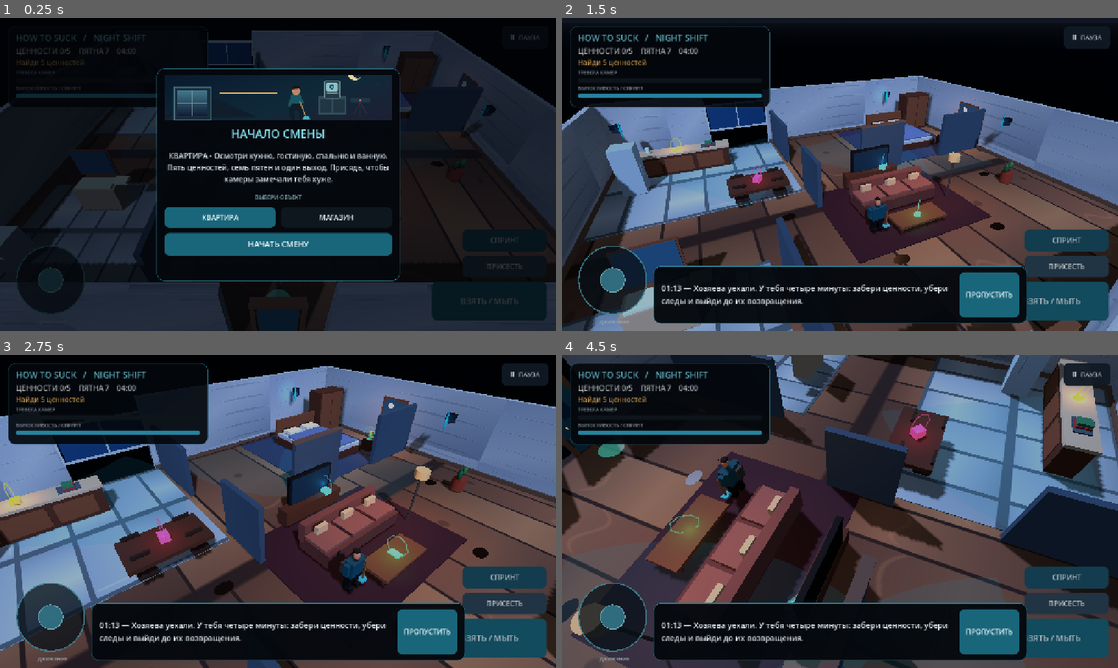
Above: before the commit, frames 1-4 (two rows, left to right).
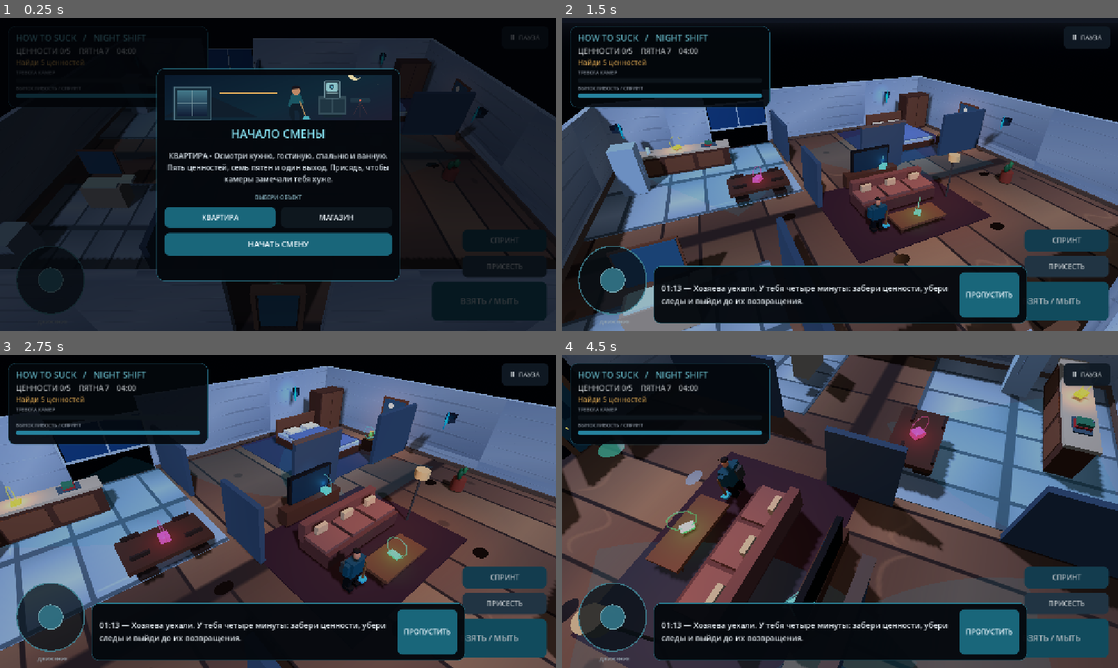
Above: after the commit, the same moments.

Repository: kirovo389-creator/How-to-suck
Game: Godot game, scene res://scenes/main.tscn
Same seed, same stepped clock (60 frames per second), same inputs: the game is played once before the commit and once after it. Sound files missing from this copy of the repository are replaced by a short silence.
Inputs (mouse positions are in pixels of both pictures, inside the frame that each line leads up to):
- Up to frame 1 (0.25 s): no input
- Up to frame 2 (1.5 s): click "НАЧАТЬ СМЕНУ" at 0.5 s; move the mouse to (962, 158) at 1.27 s; hold Right (ui_right) from 1.28 s (still down); click (962, 158) at 1.42 s
- Up to frame 3 (2.75 s): release Right (ui_right) at 2 s; drag from (166, 527) to (250, 574) at 2.02 s
- Up to frame 4 (4.5 s): move the mouse to (895, 442) at 2.77 s; hold Right (ui_right) 2.78-3.5 s; drag from (812, 574) to (673, 464) at 3.52 s; move the mouse to (1006, 558) at 4.27 s; hold Left (ui_left) from 4.28 s (still down)

The runs differ from the first frame. In frame 1, 5.8% of the frame differs, in the area x 0-100%, y 4-100%; in frame 2, 1.1%; in frame 3, 0.2%; in frame 4, 0.4%.

Commit message:
Fix Android startup camera and publish APK releases

Diff:
--- a/scripts/follow_camera.gd
+++ b/scripts/follow_camera.gd
@@ -15,6 +15,15 @@
 
 func _ready() -> void:
     target = _find_target()
+
+func set_target(target_node: Node3D) -> void:
+    if not is_instance_valid(target_node):
+        return
+    target = target_node
+    _cutscene_active = false
+    global_position = target.global_position + Vector3(0.0, 10.0, 11.0)
+    look_at(target.global_position + Vector3(0.0, 0.8, 0.0), Vector3.UP)
+    make_current()
 
 func play_opening_cutscene() -> void:
     _cutscene_style = 0
--- a/scripts/game.gd
+++ b/scripts/game.gd
@@ -60,6 +60,10 @@
     player.name = "Player"
     player.position = Vector3(0.0, 0.0, 2.8)
     add_child(player)
+    var startup_camera := world.get_node_or_null("FollowCamera") as Camera3D
+    if is_instance_valid(startup_camera):
+        startup_camera.call("set_target", player)
+        startup_camera.make_current()
     player.set_physics_process(false)
     hud = HudScene.instantiate()
     add_child(hud)
--- a/scripts/world_builder.gd
+++ b/scripts/world_builder.gd
@@ -507,6 +507,7 @@
     camera.fov = 58.0
     camera.set_script(load("res://scripts/follow_camera.gd"))
     add_child(camera)
+    camera.make_current()
 
 func _build_security_cameras() -> void:
     var positions: Array[Vector3] = [
--- a/tests/gameplay_smoke_test.gd
+++ b/tests/gameplay_smoke_test.gd
@@ -10,6 +10,15 @@
     var main: Node = MainScene.instantiate()
     root.add_child(main)
     current_scene = main
+    var startup_player := main.get("player") as Node3D
+    var startup_world := main.get("world") as Node3D
+    var startup_camera: Camera3D
+    if is_instance_valid(startup_world):
+        startup_camera = startup_world.get_node_or_null("FollowCamera") as Camera3D
+    _check(is_instance_valid(startup_camera) and startup_camera.current,
+        "main scene activates its 3D camera during startup")
+    _check(is_instance_valid(startup_camera) and startup_camera.get("target") == startup_player,
+        "follow camera binds to player before first frame")
     await process_frame
 
     _check(main.has_method("_on_action_pressed"), "main gameplay script loaded")
Not shown, changed: .github/workflows/android.yml
Not shown, changed: README.md
